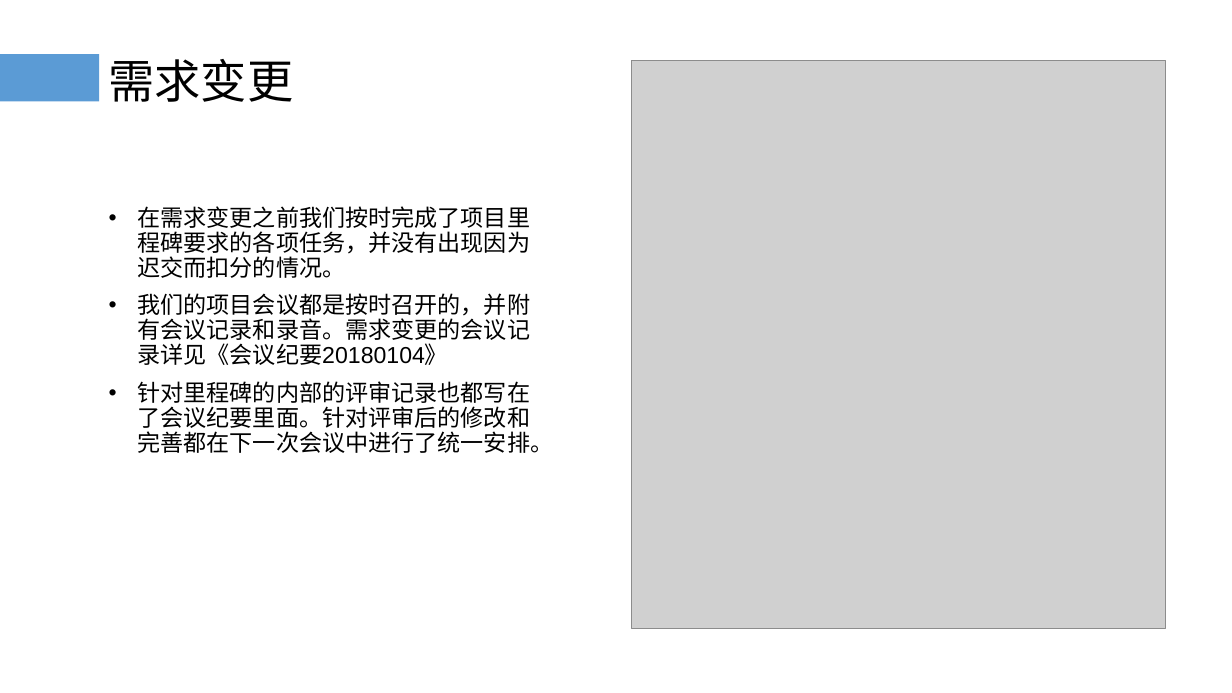
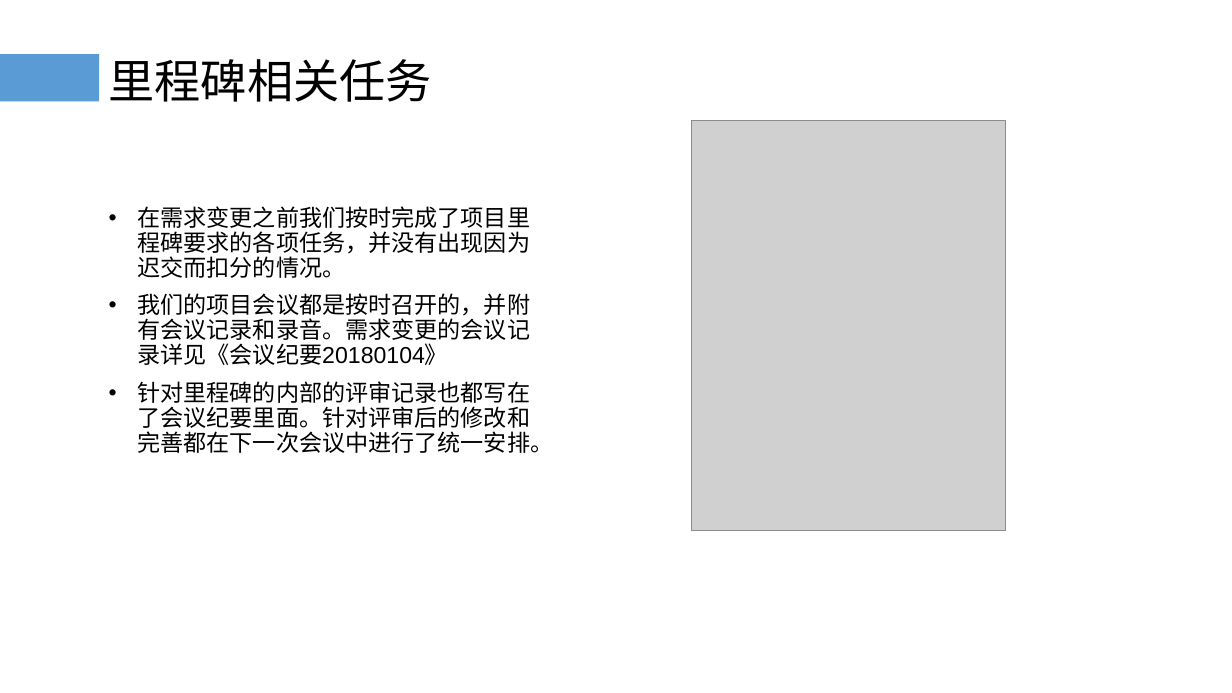
Before and after one commit to PRD-G17/PRD-G17-teamwork, a slide deck: slide 4 of 10后期文档/需求变更评审.pptx (slide 3 before the commit). Drawn at 1232x693 pixels with LibreOffice and Linux fonts; fonts in the diff are those of the drawing; grey boxes stand for pictures. Boxes give left, top, right and bottom in pixels: in the first picture for what was removed or moved away, otherwise in the second. Text is boxed around its words. In the diff, an @@ line names an element or a change of style, - is before the commit and + after.

```diff
--- a/10后期文档/需求变更评审.pptx
+++ b/10后期文档/需求变更评审.pptx
@@ title at bbox=[109, 59, 432, 102]: text changed @@
-需求变更
+里程碑相关任务
@@ picture removed at bbox=[632, 60, 1166, 628] @@
@@ picture added at bbox=[691, 120, 1006, 531] @@
```
Also in this commit, not shown: 6 other slides changed, 7 slides added, 2 slides removed, 21 other files.
